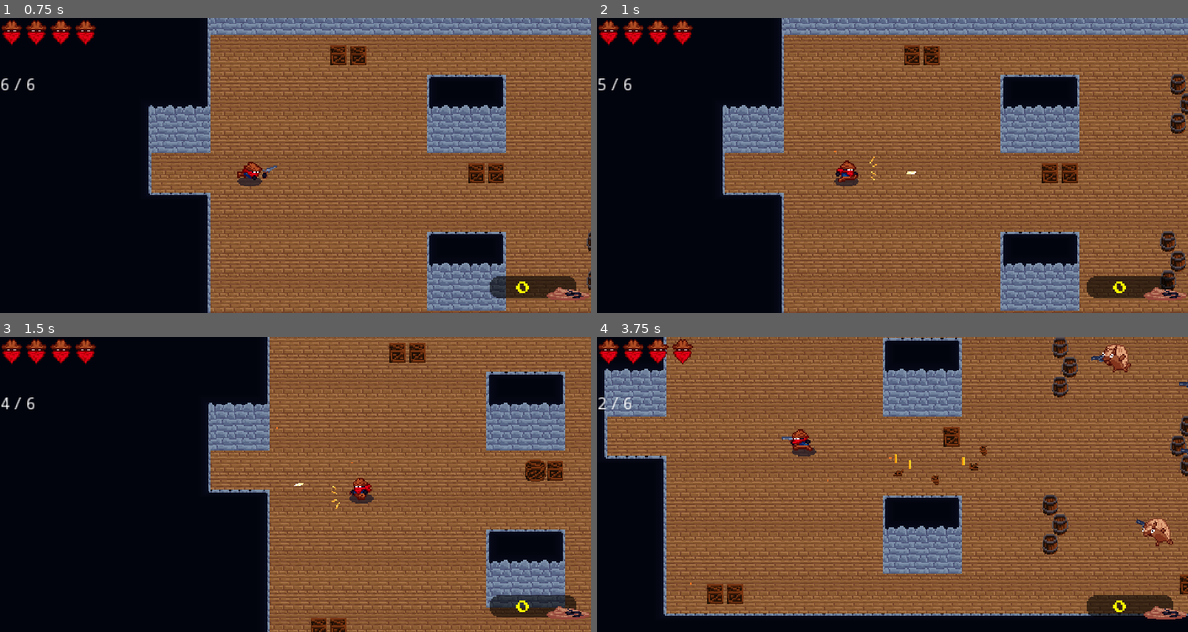
Above: before the commit, frames 1-4 (two rows, left to right).
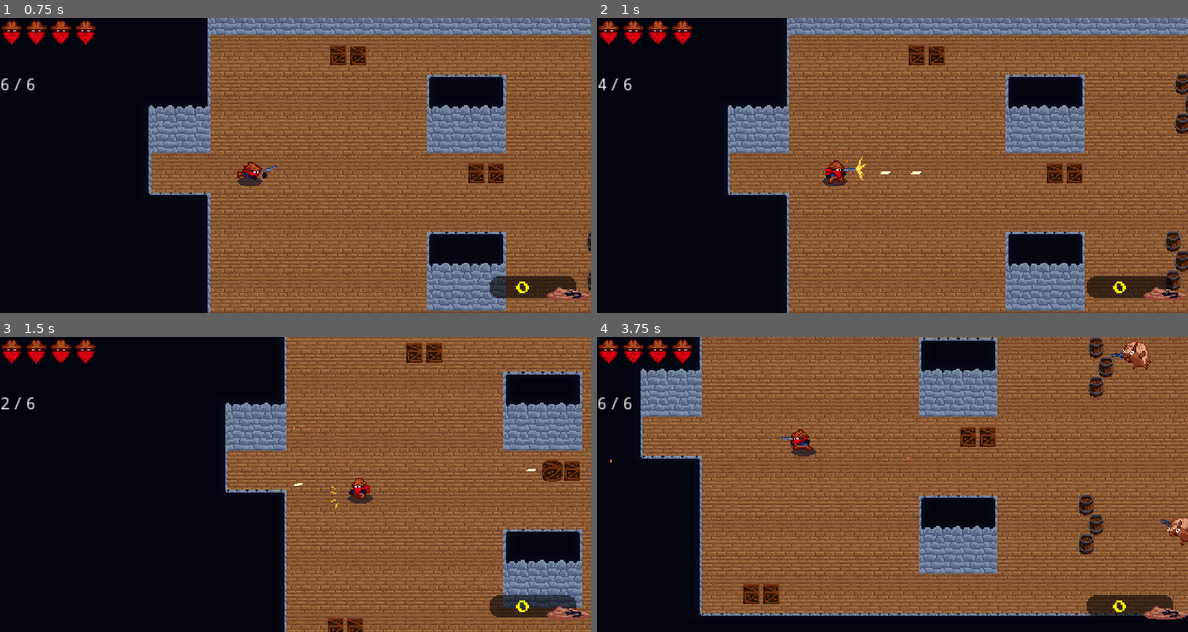
Above: after the commit, the same moments.

Repository: cinnamonmadi/snake-eyes
Game: Godot game, scene res://world.tscn
Two runs of this game, one before a commit and one after it. Both use one fixed random seed, a clock stepped at 60 frames per second and the inputs below.
Inputs (mouse positions are in pixels of both pictures, inside the frame that each line leads up to):
- Up to frame 1 (0.75 s): move the mouse to (425, 150) at 0.52 s; hold D (right) from 0.53 s (still down); tap Shift (roll) at 0.6 s
- Up to frame 2 (1 s): keep holding D (right); click (1022, 150) at 0.8 s
- Up to frame 3 (1.5 s): move the mouse to (177, 499) at 1.27 s; release D (right) at 1.28 s; hold S (down) from 1.28 s (still down); click (177, 499) at 1.35 s
- Up to frame 4 (3.75 s): tap Shift (roll) at 1.55, 2.1, 3.05, 3.6 s; move the mouse to (951, 419) at 2.02 s; release S (down) at 2.03 s; hold D (right) 2.03-2.78 s; click (951, 419) at 2.3 s; move the mouse to (862, 543) at 2.77 s; hold W (up) 2.78-3.53 s; click (862, 543) at 2.85 s; move the mouse to (1069, 528) at 3.52 s; hold A (left) from 3.53 s (still down)

Frame 1 is identical in both runs. In frame 2, 13% of the frame differs, in the area x 0-100%, y 0-100%; in frame 3, 14%; in frame 4, 26%, in the area x 0-100%, y 0-95%.

Commit message:
Fix dodge roll bug
Signed-off-by: Matty Madden <cinnamon.madi@gmail.com>

Diff:
--- a/enemy/enemy.gd
+++ b/enemy/enemy.gd
@@ -22,9 +22,9 @@
 var has_treasure_bombed = false
 
 enum State {
-    MOVE,
-    HURT,
-    DEATH
+	MOVE,
+	HURT,
+	DEATH
 }
 
 var state = State.MOVE
@@ -35,99 +35,99 @@
 var health = 1
 
 func _ready():
-    add_to_group("enemies")
-    add_to_group("clear_on_death")
+	add_to_group("enemies")
+	add_to_group("clear_on_death")
 
-    sprite.connect("animation_finished", self, "_on_animation_finished")
-    gun_sprite.connect("animation_finished", self, "_on_gun_animation_finished")
-    gun_sprite.play("idle")
+	sprite.connect("animation_finished", self, "_on_animation_finished")
+	gun_sprite.connect("animation_finished", self, "_on_gun_animation_finished")
+	gun_sprite.play("idle")
 
-    if GUN_FLASH_EFFECT_PATH != "":
-        gun_flash_scene = load(GUN_FLASH_EFFECT_PATH)
+	if GUN_FLASH_EFFECT_PATH != "":
+		gun_flash_scene = load(GUN_FLASH_EFFECT_PATH)
 
 func _process(_delta):
-    var velocity = Vector2.ZERO
+	var velocity = Vector2.ZERO
 
-    if state == State.MOVE:
-        aim_direction = position.direction_to(player.predicted_aim_position)
-        if player.predicted_position.distance_to(position) > STRAFE_RADIUS:
-            velocity = position.direction_to(player.predicted_position) * MOVE_SPEED
-        if shoot_timer.is_stopped() and gun_sprite.animation == "idle" and player.position.distance_to(position) <= FIRE_RADIUS:
-            shoot()
+	if state == State.MOVE:
+		aim_direction = position.direction_to(player.predicted_aim_position)
+		if player.predicted_position.distance_to(position) > STRAFE_RADIUS:
+			velocity = position.direction_to(player.predicted_position) * MOVE_SPEED
+		if shoot_timer.is_stopped() and gun_sprite.animation == "idle" and player.position.distance_to(position) <= FIRE_RADIUS:
+			shoot()
 
-    if state == State.DEATH and sprite.frame == treasure_bomb_frame and not has_treasure_bombed:
-        treasure_bomb()
+	if state == State.DEATH and sprite.frame == treasure_bomb_frame and not has_treasure_bombed:
+		treasure_bomb()
 
-    var actual_velocity = move_and_slide(velocity)
+	var actual_velocity = move_and_slide(velocity)
 
-    update_animation(actual_velocity)
+	update_animation(actual_velocity)
 
 func update_animation(velocity: Vector2):
-    if state == State.HURT:
-        sprite.play("hurt")
-    elif state == State.DEATH:
-        sprite.play("death")
-    elif velocity == Vector2.ZERO:
-        sprite.play("idle")
-    else:
-        sprite.play("run")
+	if state == State.HURT:
+		sprite.play("hurt")
+	elif state == State.DEATH:
+		sprite.play("death")
+	elif velocity == Vector2.ZERO:
+		sprite.play("idle")
+	else:
+		sprite.play("run")
 
-    if (aim_direction.x < 0 and not sprite.flip_h) or (aim_direction.x > 0 and sprite.flip_h):
-        sprite.flip_h = not sprite.flip_h
+	if (aim_direction.x < 0 and not sprite.flip_h) or (aim_direction.x > 0 and sprite.flip_h):
+		sprite.flip_h = not sprite.flip_h
 
-    gun_sprite.rotation = aim_direction.angle()
-    gun_sprite.flip_v = abs(gun_sprite.rotation_degrees) > 90
-    gun_sprite.visible = state == State.MOVE
+	gun_sprite.rotation = aim_direction.angle()
+	gun_sprite.flip_v = abs(gun_sprite.rotation_degrees) > 90
+	gun_sprite.visible = state == State.MOVE
 
 func _on_animation_finished():
-    if sprite.animation == "hurt":
-        state = State.MOVE
-        if health <= 0:
-            start_death()
-    elif sprite.animation == "death":
-        die()
+	if sprite.animation == "hurt":
+		state = State.MOVE
+		if health <= 0:
+			start_death()
+	elif sprite.animation == "death":
+		die()
 
 func _on_gun_animation_finished():
-    if gun_sprite.animation == "shoot":
-        gun_sprite.play("idle")
-        shoot_timer.start(global.rng.randf_range(0.5, 3.0))
+	if gun_sprite.animation == "shoot":
+		gun_sprite.play("idle")
+		shoot_timer.start(global.rng.randf_range(0.5, 3.0))
 
 func handle_player_bullet():
-    if state == State.DEATH:
-        return
+	if state == State.DEATH:
+		return
 
-    health -= 1
-    sprite.play("hurt")
-    state = State.HURT
+	health -= 1
+	sprite.play("hurt")
+	state = State.HURT
 
 func shoot():
-    var new_bullet = bullet_scene.instance()
-    get_parent().add_child(new_bullet)
-    var bullet_direction = aim_direction.rotated(deg2rad(global.rng.randf_range(-10, 10)))
-    new_bullet.position = position + (aim_direction * BULLET_SPAWN_RADIUS)
-    new_bullet.start(bullet_direction)
-    new_bullet.SPEED = BULLET_SPEED
+	var new_bullet = bullet_scene.instance()
+	get_parent().add_child(new_bullet)
+	var bullet_direction = aim_direction.rotated(deg2rad(global.rng.randf_range(-10, 10)))
+	new_bullet.position = position + (aim_direction * BULLET_SPAWN_RADIUS)
+	new_bullet.start(bullet_direction)
+	new_bullet.SPEED = BULLET_SPEED
 
-    if gun_flash_scene != null:
-        var new_flash = gun_flash_scene.instance()
-        add_child(new_flash)
-        new_flash.rotation = gun_sprite.rotation
-        new_flash.play("default")
+	if gun_flash_scene != null:
+		var new_flash = gun_flash_scene.instance()
+		add_child(new_flash)
+		new_flash.rotation = gun_sprite.rotation
+		new_flash.play("default")
 
-    gun_sprite.play("shoot")
+	gun_sprite.play("shoot")
 
 func start_death():
-    state = State.DEATH
-    sprite.play("death")
-    collider.disabled = true
+	state = State.DEATH
+	sprite.play("death")
+	collider.disabled = true
 
 func die():
-    if treasure_bomb_frame == -1:
-        treasure_bomb()
-    queue_free()
+	if treasure_bomb_frame == -1:
+		treasure_bomb()
+	queue_free()
 
 func treasure_bomb():
-    if has_treasure_bombed:
-        return
-    get_parent().spawn_treasure_bomb(position, 3)
-    has_treasure_bombed = true
+	if has_treasure_bombed:
+		return
+	get_parent().spawn_treasure_bomb(position, 3)
+	has_treasure_bombed = true
--- a/player/player.gd
+++ b/player/player.gd
@@ -36,12 +36,12 @@
 const IFRAME_FLASH_DURATION = 0.1
 
 enum State {
-    ENTER,
-    MOVE,
-    ROLL,
-    FAN,
-    DEAD,
-    DICE
+	ENTER,
+	MOVE,
+	ROLL,
+	FAN,
+	DEAD,
+	DICE
 }
 
 var state = State.ENTER
@@ -67,264 +67,266 @@
 var is_hovering_table = false
 
 func _ready():
-    Input.set_custom_mouse_cursor(reticle)
-
-    fan_timer.connect("timeout", self, "_on_fan_timer_finish")
-    reload_timer.connect("timeout", self, "_on_reload_timer_finish")
-    iframe_timer.connect("timeout", self, "_on_iframe_timer_finish")
-    iframe_flash_timer.connect("timeout", self, "_on_iframe_flash_timer_finish")
-    sprite.connect("animation_finished", self, "_on_animation_finished")
-    gun_sprite.connect("animation_finished", self, "_on_gun_animation_finished")
-    gun_sprite.play("idle")
+	Input.set_custom_mouse_cursor(reticle)
+
+	fan_timer.connect("timeout", self, "_on_fan_timer_finish")
+	reload_timer.connect("timeout", self, "_on_reload_timer_finish")
+	iframe_timer.connect("timeout", self, "_on_iframe_timer_finish")
+	iframe_flash_timer.connect("timeout", self, "_on_iframe_flash_timer_finish")
+	sprite.connect("animation_finished", self, "_on_animation_finished")
+	gun_sprite.connect("animation_finished", self, "_on_gun_animation_finished")
+	gun_sprite.play("idle")
 
 func _input(event):
-    if state == State.DEAD or state == State.DICE:
-        return
-
-    if event is InputEventMouseMotion:
-        var mouse_offset = event.position - SCREEN_CENTER
-        aim_direction = mouse_offset.normalized()
-        camera.offset = mouse_offset * CAMERA_OFFSET_MULTIPLIER
+	if state == State.DEAD or state == State.DICE:
+		return
+
+	if event is InputEventMouseMotion:
+		var mouse_offset = event.position - SCREEN_CENTER
+		aim_direction = mouse_offset.normalized()
+		camera.offset = mouse_offset * CAMERA_OFFSET_MULTIPLIER
 
 func handle_directional_input():
-    if Input.is_action_just_pressed("up"):
-        input_direction.y = -1
-    if Input.is_action_just_pressed("right"):
-        input_direction.x = 1
-    if Input.is_action_just_pressed("down"):
-        input_direction.y = 1
-    if Input.is_action_just_pressed("left"):
-        input_direction.x = -1
-
-    if Input.is_action_just_released("up"):
-        if Input.is_action_pressed("down"):
-            input_direction.y = 1
-        else:
-            input_direction.y = 0
-    if Input.is_action_just_released("right"):
-        if Input.is_action_pressed("left"):
-            input_direction.x = -1
-        else:
-            input_direction.x = 0
-    if Input.is_action_just_released("down"):
-        if Input.is_action_pressed("up"):
-            input_direction.y = -1
-        else:
-            input_direction.y = 0
-    if Input.is_action_just_released("left"):
-        if Input.is_action_pressed("right"):
-            input_direction.x = 1
-        else:
-            input_direction.x = 0
+	if Input.is_action_just_pressed("up"):
+		input_direction.y = -1
+	if Input.is_action_just_pressed("right"):
+		input_direction.x = 1
+	if Input.is_action_just_pressed("down"):
+		input_direction.y = 1
+	if Input.is_action_just_pressed("left"):
+		input_direction.x = -1
+
+	if Input.is_action_just_released("up"):
+		if Input.is_action_pressed("down"):
+			input_direction.y = 1
+		else:
+			input_direction.y = 0
+	if Input.is_action_just_released("right"):
+		if Input.is_action_pressed("left"):
+			input_direction.x = -1
+		else:
+			input_direction.x = 0
+	if Input.is_action_just_released("down"):
+		if Input.is_action_pressed("up"):
+			input_direction.y = -1
+		else:
+			input_direction.y = 0
+	if Input.is_action_just_released("left"):
+		if Input.is_action_pressed("right"):
+			input_direction.x = 1
+		else:
+			input_direction.x = 0
 
 func handle_input():
-    handle_directional_input()
-
-    if state == State.ENTER:
-        move_direction = position.direction_to(entrypoint.position)
-        aim_direction = move_direction
-        return
-
-    if state == State.DICE:
-        move_direction = Vector2.ZERO
-        return
-
-    if state != State.ROLL:
-        move_direction = input_direction
-    if state == State.FAN and move_direction != Vector2.ZERO:
-        state = State.MOVE
-
-    # Roll start
-    if Input.is_action_just_pressed("roll"):
-        roll()
-    if Input.is_action_just_pressed("reload"):
-        reload()
-    if Input.is_action_just_pressed("shoot"):
-        if is_hovering_table:
-            open_dice_prompt()
-        else:
-            shoot()
+	handle_directional_input()
+
+	if state == State.ENTER:
+		move_direction = position.direction_to(entrypoint.position)
+		aim_direction = move_direction
+		return
+
+	if state == State.DICE:
+		move_direction = Vector2.ZERO
+		return
+
+	if state != State.ROLL:
+		move_direction = input_direction
+	if state == State.FAN:
+		move_direction = Vector2.ZERO
+
+	# Roll start
+	if Input.is_action_just_pressed("roll"):
+		roll()
+	if Input.is_action_just_pressed("reload"):
+		reload()
+	if Input.is_action_just_pressed("shoot"):
+		if is_hovering_table:
+			open_dice_prompt()
+		else:
+			shoot()
 
 func _process(_delta):
-    if state == State.DEAD:
-        return
-
-    handle_input()
-
-    var speed: int
-    if state == State.MOVE:
-        speed = MOVE_SPEED
-    elif state == State.ROLL:
-        speed = ROLL_SPEED
-    elif state == State.FAN:
-        speed = 0
-    elif state == State.ENTER:
-        speed = MOVE_SPEED
-        if position.distance_to(entrypoint.position) <= 5:
-            state = State.MOVE
-
-    var velocity = speed * move_direction
-    var actual_velocity = move_and_slide(velocity)
-
-    predicted_position = position + (actual_velocity * 5)
-    predicted_aim_position = position + (actual_velocity * 0.5)
-
-    update_animation(actual_velocity)
+	if state == State.DEAD:
+		return
+
+	handle_input()
+
+	var speed: int
+	if state == State.MOVE:
+		speed = MOVE_SPEED
+	elif state == State.ROLL:
+		speed = ROLL_SPEED
+	elif state == State.FAN:
+		speed = 0
+	elif state == State.ENTER:
+		speed = MOVE_SPEED
+		if position.distance_to(entrypoint.position) <= 5:
+			state = State.MOVE
+
+	var velocity = speed * move_direction
+	var actual_velocity = move_and_slide(velocity)
+
+	predicted_position = position + (actual_velocity * 5)
+	predicted_aim_position = position + (actual_velocity * 0.5)
+
+	update_animation(actual_velocity)
 
 func update_animation(velocity: Vector2):
-    if state == State.ROLL:
-        sprite.play("roll")
-    elif velocity == Vector2.ZERO:
-        sprite.play("idle")
-    else:
-        sprite.play("run")
-
-    if state == State.ROLL:
-        if (move_direction.x < 0 and not sprite.flip_h) or (move_direction.x > 0 and sprite.flip_h):
-            sprite.flip_h = not sprite.flip_h
-    else:
-        if (aim_direction.x < 0 and not sprite.flip_h) or (aim_direction.x > 0 and sprite.flip_h):
-            sprite.flip_h = not sprite.flip_h
-
-    sprite.visible = sprites_visible
-
-    if bullet_ready:
-        gun_sprite.play("idle")
-
-    gun_sprite.rotation = aim_direction.angle()
-    gun_sprite.flip_v = abs(gun_sprite.rotation_degrees) > 90
-    gun_sprite.visible = sprites_visible and state != State.ROLL
+	if state == State.ROLL:
+		sprite.play("roll")
+	elif velocity == Vector2.ZERO:
+		sprite.play("idle")
+	else:
+		sprite.play("run")
+
+	if state == State.ROLL:
+		if (move_direction.x < 0 and not sprite.flip_h) or (move_direction.x > 0 and sprite.flip_h):
+			sprite.flip_h = not sprite.flip_h
+	else:
+		if (aim_direction.x < 0 and not sprite.flip_h) or (aim_direction.x > 0 and sprite.flip_h):
+			sprite.flip_h = not sprite.flip_h
+
+	sprite.visible = sprites_visible
+
+	if bullet_ready:
+		gun_sprite.play("idle")
+
+	gun_sprite.rotation = aim_direction.angle()
+	gun_sprite.flip_v = abs(gun_sprite.rotation_degrees) > 90
+	gun_sprite.visible = sprites_visible and state != State.ROLL
 
 func _on_animation_finished():
-    if sprite.animation == "roll":
-        end_roll()
-    elif sprite.animation == "die":
-        sprite.play("dead")
-        post_death()
+	if sprite.animation == "roll":
+		end_roll()
+	elif sprite.animation == "die":
+		sprite.play("dead")
+		post_death()
 
 func _on_gun_animation_finished():
-    if gun_sprite.animation == "shoot":
-        gun_sprite.play("idle")
-        bullet_ready = true
+	if gun_sprite.animation == "shoot":
+		gun_sprite.play("idle")
+		bullet_ready = true
 
 func roll():
-    if state == State.MOVE and move_direction != Vector2.ZERO:
-        state = State.ROLL
-        set_collision_mask_bit(1, false)
+	if state == State.MOVE and move_direction != Vector2.ZERO:
+		state = State.ROLL
+		set_collision_mask_bit(1, false)
 
 func end_roll():
-    set_collision_mask_bit(1, true)
-    state = State.MOVE
+	set_collision_mask_bit(1, true)
+	state = State.MOVE
 
 func shoot():
-    print("DEBUG: Called shoot")
-    if bullet_count == 0:
-        print("DEBUG: Exit because bullet count is 0")
-        return
-    if is_reloading():
-        print("DEBUG: Exit because is reloading")
-        return
-    if state != State.FAN and not bullet_ready:
-        print("DEBUG: Exit because bullet not ready. state: " + String(state) + " and bullet_ready: " + String(bullet_ready))
-        return
-    if state == State.FAN and fan_bullet_count == FAN_MAX_BULLETS:
-        print("Debug: Exit because state is fan and fan_bullet_count == FAN_MAX_BULLETS. This should never happen.")
-        state = State.MOVE
-        return
-
-    if state == State.ROLL:
-        end_roll()
-        state = State.FAN
-        fan_bullet_count = 0
-        print("DEBUG: Entered fan state")
-
-    spawn_bullet()
-    bullet_ready = false
-    if state == State.FAN:
-        fan_bullet_count += 1
-        print("DEBUG: Fan bullet count " + String(fan_bullet_count))
-        if bullet_count == 0 or fan_bullet_count == FAN_MAX_BULLETS:
-            print("DEBUG: Setting state back to move. bullet_count: " + String(bullet_count) + " fan_bullet_count: " + String(fan_bullet_count))
-            state = State.MOVE
-        else:
-            print("DEBUG: Starting fan delay timer")
-            fan_timer.start(FAN_DELAY)
-    gun_sprite.play("shoot")
-    gun_sprite.frame = 0
-
-    bullet_count -= 1
-    if bullet_count == 0:
-        reload()
+	print("DEBUG: Called shoot")
+	if bullet_count == 0:
+		if state == State.FAN:
+			state = State.MOVE
+		print("DEBUG: Exit because bullet count is 0")
+		return
+	if is_reloading():
+		print("DEBUG: Exit because is reloading")
+		return
+	if state != State.FAN and not bullet_ready:
+		print("DEBUG: Exit because bullet not ready. state: " + String(state) + " and bullet_ready: " + String(bullet_ready))
+		return
+	if state == State.FAN and fan_bullet_count == FAN_MAX_BULLETS:
+		print("Debug: Exit because state is fan and fan_bullet_count == FAN_MAX_BULLETS. This should never happen.")
+		state = State.MOVE
+		return
+
+	if state == State.ROLL:
+		end_roll()
+		state = State.FAN
+		fan_bullet_count = 0
+		print("DEBUG: Entered fan state")
+
+	spawn_bullet()
+	bullet_ready = false
+	if state == State.FAN:
+		fan_bullet_count += 1
+		print("DEBUG: Fan bullet count " + String(fan_bullet_count))
+		if bullet_count == 0 or fan_bullet_count == FAN_MAX_BULLETS:
+			print("DEBUG: Setting state back to move. bullet_count: " + String(bullet_count) + " fan_bullet_count: " + String(fan_bullet_count))
+			state = State.MOVE
+		else:
+			print("DEBUG: Starting fan delay timer")
+			fan_timer.start(FAN_DELAY)
+	gun_sprite.play("shoot")
+	gun_sprite.frame = 0
+
+	bullet_count -= 1
+	if bullet_count == 0:
+		reload()
 
 func spawn_bullet():
-    var new_bullet = bullet_scene.instance()
-    get_parent().add_child(new_bullet)
-    new_bullet.position = position + (aim_direction * BULLET_SPAWN_RADIUS)
-    new_bullet.start(aim_direction)
-
-    var new_flash = gun_flash_scene.instance()
-    add_child(new_flash)
-    new_flash.rotation = gun_sprite.rotation
-    new_flash.play("default")
-
-    var new_shell = bullet_shell_scene.instance()
-    get_parent().add_child(new_shell)
-    new_shell.set_position_3d(position + (aim_direction * BULLET_SPAWN_RADIUS), 20)
-    new_shell.set_velocity_3d(aim_direction.rotated(deg2rad(180)) * 70, 120)
+	var new_bullet = bullet_scene.instance()
+	get_parent().add_child(new_bullet)
+	new_bullet.position = position + (aim_direction * BULLET_SPAWN_RADIUS)
+	new_bullet.start(aim_direction)
+
+	var new_flash = gun_flash_scene.instance()
+	add_child(new_flash)
+	new_flash.rotation = gun_sprite.rotation
+	new_flash.play("default")
+
+	var new_shell = bullet_shell_scene.instance()
+	get_parent().add_child(new_shell)
+	new_shell.set_position_3d(position + (aim_direction * BULLET_SPAWN_RADIUS), 20)
+	new_shell.set_velocity_3d(aim_direction.rotated(deg2rad(180)) * 70, 120)
 
 func _on_bullet_timer_finish():
-    bullet_ready = true
+	bullet_ready = true
 
 func _on_fan_timer_finish():
-    print("DEBUG: Fan timer finished")
-    shoot()
+	print("DEBUG: Fan timer finished")
+	shoot()
 
 func reload():
-    reload_timer.start(RELOAD_DURATION)
+	reload_timer.start(RELOAD_DURATION)
 
 func is_reloading():
-    return not reload_timer.is_stopped()
+	return not reload_timer.is_stopped()
 
 func _on_reload_timer_finish():
-    bullet_count = bullet_max
+	bullet_count = bullet_max
 
 func handle_enemy_bullet():
-    if has_iframes():
-        return
-    if state == State.DEAD:
-        return
-    health -= 1
-    iframe_start()
-    if health <= 0:
-        die()
+	if has_iframes():
+		return
+	if state == State.DEAD:
+		return
+	health -= 1
+	iframe_start()
+	if health <= 0:
+		die()
 
 func die():
-    state = State.DEAD
-    sprite.play("die")
-    gun_sprite.visible = false
-    shadow.visible = false
-    get_parent().get_node("tilemap").visible = false
-    for node in get_tree().get_nodes_in_group("clear_on_death"):
-        node.queue_free()
-    spotlight.visible = true
+	state = State.DEAD
+	sprite.play("die")
+	gun_sprite.visible = false
+	shadow.visible = false
+	get_parent().get_node("tilemap").visible = false
+	for node in get_tree().get_nodes_in_group("clear_on_death"):
+		node.queue_free()
+	spotlight.visible = true
 
 func post_death():
-    get_parent().get_node("ui").flash_gg()
+	get_parent().get_node("ui").flash_gg()
 
 func iframe_start():
-    iframe_timer.start(IFRAME_DURATION)
-    iframe_flash_timer.start(IFRAME_FLASH_DURATION)
-    sprites_visible = false
+	iframe_timer.start(IFRAME_DURATION)
+	iframe_flash_timer.start(IFRAME_FLASH_DURATION)
+	sprites_visible = false
 
 func has_iframes():
-    return not iframe_timer.is_stopped()
+	return not iframe_timer.is_stopped()
 
 func _on_iframe_timer_finish():
-    iframe_flash_timer.stop()
-    sprites_visible = true
+	iframe_flash_timer.stop()
+	sprites_visible = true
 
 func _on_iframe_flash_timer_finish():
-    sprites_visible = not sprites_visible
+	sprites_visible = not sprites_visible
 
 func open_dice_prompt():
-    state = State.DICE
+	state = State.DICE
--- a/project.godot
+++ b/project.godot
@@ -167,6 +167,10 @@
  ]
 }
 
+[logging]
+
+file_logging/enable_file_logging=true
+
 [physics]
 
 common/enable_pause_aware_picking=true
--- a/world.gd
+++ b/world.gd
@@ -7,9 +7,9 @@
 onready var exit_door = $exit_door
 
 enum State {
-    FADE_IN,
-    GAMING,
-    FADE_OUT,
+	FADE_IN,
+	GAMING,
+	FADE_OUT,
 }
 
 var state
@@ -19,37 +19,37 @@
 var has_rolled_dice = false
 
 func _ready():
-    state = State.FADE_IN
-    fader.fade_in()
+	state = State.FADE_IN
+	fader.fade_in()
 
 func spawn_treasure_bomb(bomb_position: Vector2, value: int):
-    for _i in range(0, value):
-        var new_coin = coin_scene.instance()
-        var direction = Vector2.DOWN.rotated(deg2rad(global.rng.randi_range(-45, 45)))
-        new_coin.set_position_3d(bomb_position + (direction * 10), 0)
-        new_coin.set_velocity_3d(direction * 20, 120)
-        add_child(new_coin)
+	for _i in range(0, value):
+		var new_coin = coin_scene.instance()
+		var direction = Vector2.DOWN.rotated(deg2rad(global.rng.randi_range(-45, 45)))
+		new_coin.set_position_3d(bomb_position + (direction * 10), 0)
+		new_coin.set_velocity_3d(direction * 20, 120)
+		add_child(new_coin)
 
 func load_next_room(path):
-    next_room = load(path).instance()
+	next_room = load(path).instance()
 
-    var current_player = get_node("player")
-    var next_player = next_room.get_node("player")
-    next_player.health = current_player.health
-    next_player.coins = current_player.coins
+	var current_player = get_node("player")
+	var next_player = next_room.get_node("player")
+	next_player.health = current_player.health
+	next_player.coins = current_player.coins
 
-    state = State.FADE_OUT
-    fader.fade_out()
+	state = State.FADE_OUT
+	fader.fade_out()
 
 func _process(_delta):
-    if state == State.FADE_IN:
-        if fader.is_finished():
-            state = State.GAMING
-    elif state == State.FADE_OUT:
-        if fader.is_finished():
-            get_parent().add_child(next_room)
-            queue_free()
-    elif state == State.GAMING:
-        if exit_door != null and not exit_door.is_open:
-            if get_tree().get_nodes_in_group("enemies").size() == 0:
-                exit_door.open()
+	if state == State.FADE_IN:
+		if fader.is_finished():
+			state = State.GAMING
+	elif state == State.FADE_OUT:
+		if fader.is_finished():
+			get_parent().add_child(next_room)
+			queue_free()
+	elif state == State.GAMING:
+		if exit_door != null and not exit_door.is_open:
+			if get_tree().get_nodes_in_group("enemies").size() == 0:
+				exit_door.open()
Not shown, added: export_presets.cfg
Not shown, added: snake-eyes.exe
Not shown, added: snake-eyes.pck
Not shown, added: snake-eyes.zip
